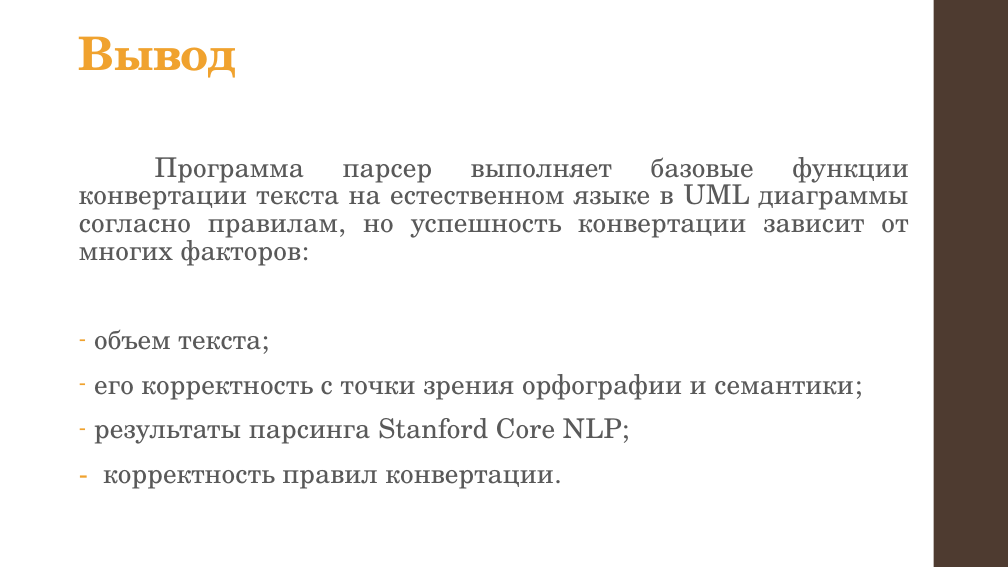
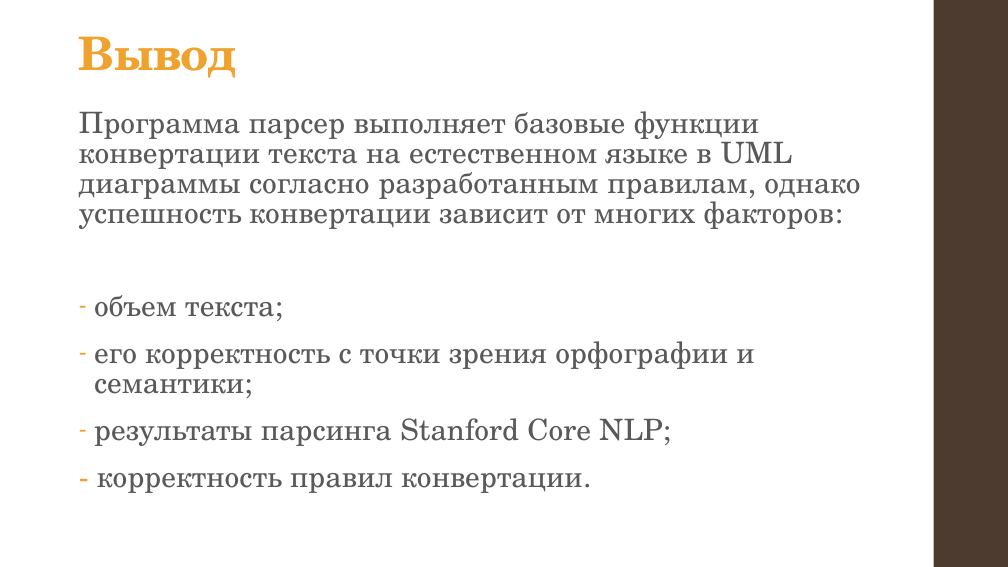
Before and after one commit to alexnodejs/onto-diploma, a slide deck: slide 20 of presentation/Moiseyenko_presentation.pptx. Drawn at 1008x567 pixels with LibreOffice and Linux fonts; fonts in the diff are those of the drawing. Boxes give left, top, right and bottom in pixels: in the first picture for what was removed or moved away, otherwise in the second. Text is boxed around its words. In the diff, an @@ line names an element or a change of style, - is before the commit and + after.

```diff
--- a/presentation/Moiseyenko_presentation.pptx
+++ b/presentation/Moiseyenko_presentation.pptx
@@ text "Программа парсер выполняет базовые функции ...": place and size @@
-text "Программа парсер выполняет базовые функции ..." at box(79, 157, 909, 489)
+text "Программа парсер выполняет базовые функции ..." at box(79, 111, 860, 493)
@@ text at box(79, 111, 860, 229): text changed; size 25.9 to 28 pt @@
-Программа парсер выполняет базовые функции конвертации текста на естественном языке в UML диаграммы согласно правилам, но успешность конвертации зависит от многих факторов:
+Программа парсер выполняет базовые функции конвертации текста на естественном языке в UML диаграммы согласно разработанным правилам, однако успешность конвертации зависит от многих факторов:
@@ text at box(94, 295, 754, 493): size 25.9 to 28 pt in "объем текста;", "его корректность с точки зрения орфографии и ...", "результаты парсинга Stanford Core NLP;", "- корректность правил конвертации." @@
```
Also in this commit, not shown: 4 other slides changed, 1 other file.
